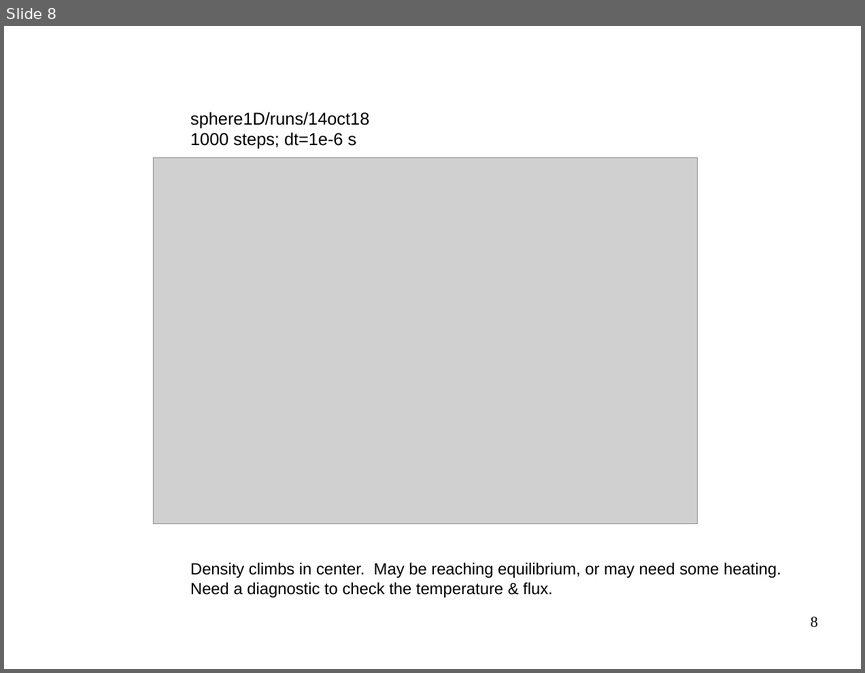
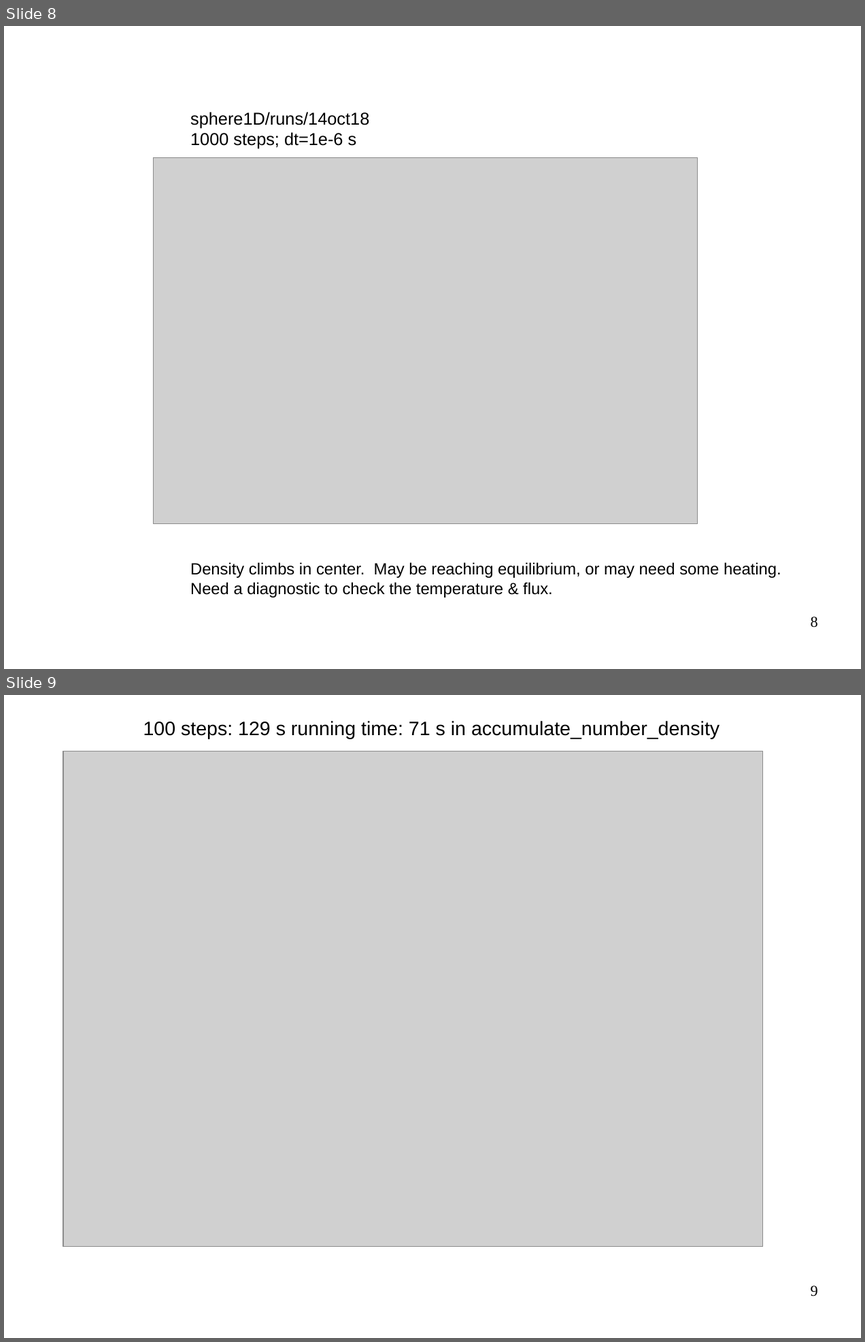
Before and after one commit to lyrana/dt, a slide deck: examples/sphere1D/sphere1D.odp. Shown one above the other, each under a label of ours: slide 8 before the commit, slides 8 and 9 after it. The pictures are 865x673 and 865x1342 pixels, drawn with LibreOffice and Linux fonts; fonts in the diff are those of the drawing; grey boxes stand for pictures. Boxes give left, top, right and bottom in pixels: in the first picture for what was removed or moved away, otherwise in the second. Text is boxed around its words. In the diff, an @@ line names an element or a change of style, - is before the commit and + after.

```diff
--- a/examples/sphere1D/sphere1D.odp
+++ b/examples/sphere1D/sphere1D.odp
@@ slide 9 added at <box>4,695,861,1338</box>, background #FFFFFF @@
@@ text added at <box>143,721,719,739</box>, 18 pt, text #000000 @@
+100 steps: 129 s running time: 71 s in accumulate_number_density
@@ picture added at <box>63,751,763,1246</box> @@
@@ page number added at <box>810,1285,818,1296</box>, 14 pt, text #000000 @@
+9
```
Also in this commit, not shown: 2 slides changed, 2 other slides added, 1 slide removed, 25 other files.
